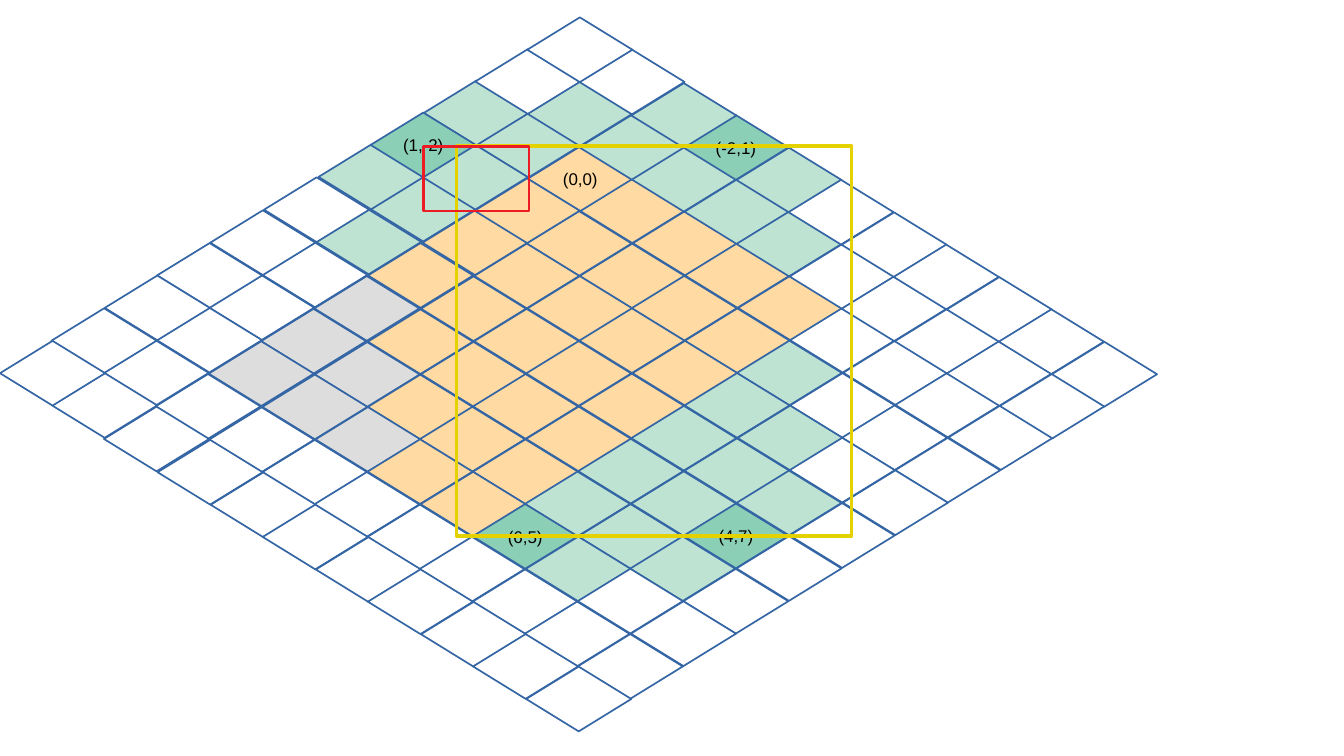
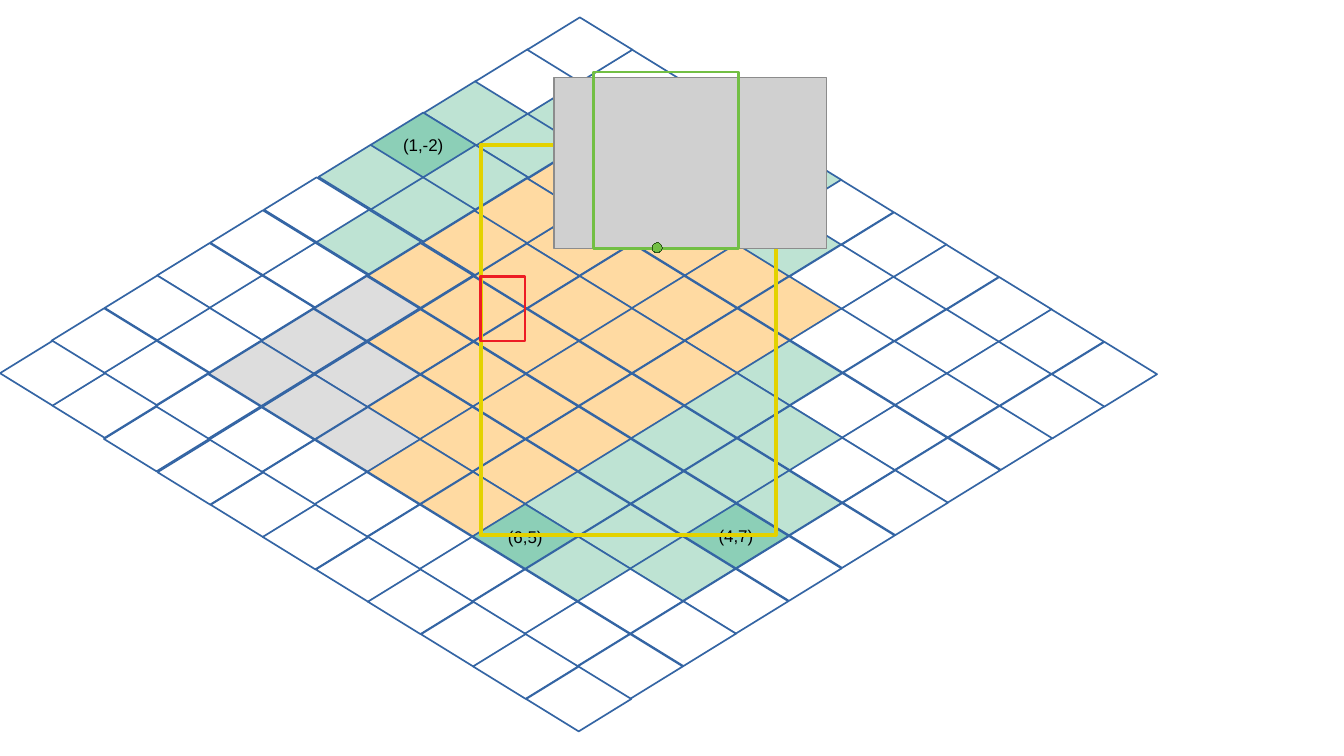
Before and after one commit to santiaaba/isometric, a slide deck: slide 2 of doc/analisis.odp. Drawn at 1344x756 pixels with LibreOffice and Linux fonts; fonts in the diff are those of the drawing; grey boxes stand for pictures. Boxes give left, top, right and bottom in pixels: in the first picture for what was removed or moved away, otherwise in the second. Text is boxed around its words. In the diff, an @@ line names an element or a change of style, - is before the commit and + after.

```diff
--- a/doc/analisis.odp
+++ b/doc/analisis.odp
@@ picture added at (554,77,826,249) @@
@@ rectangle added at (594,72,739,249), outline #72BF44 1.5 pt @@
@@ diamond removed at (632,83,737,148) @@
@@ diamond removed at (579,115,684,179) @@
@@ diamond removed at (684,115,789,179) @@
-(-2,1)
@@ rectangle: place and size @@
-rectangle at (456,146,851,537)
+rectangle at (481,145,776,535)
@@ diamond removed at (632,146,737,211) @@
@@ diamond removed at (581,178,685,243) @@
@@ diamond removed at (684,179,789,244) @@
@@ ellipse added at (652,243,662,252), fill #72BF44, outline #2B511A 0 pt @@
@@ rectangle: place and size @@
-rectangle at (424,146,529,211)
+rectangle at (481,277,524,341)
```
Also in this commit, not shown: 3 other slides changed, 2 slides added, 2 slides removed, 25 other files.
